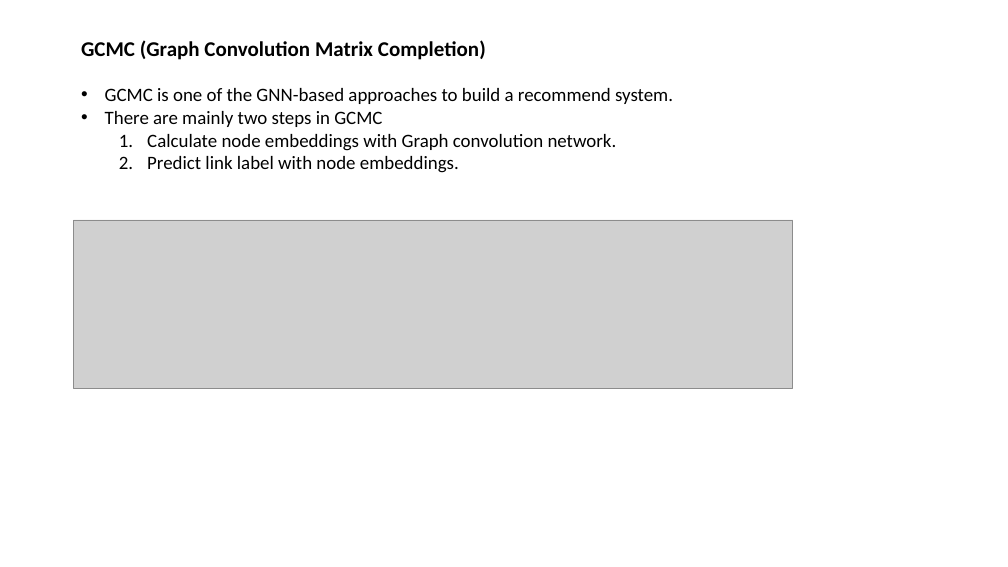
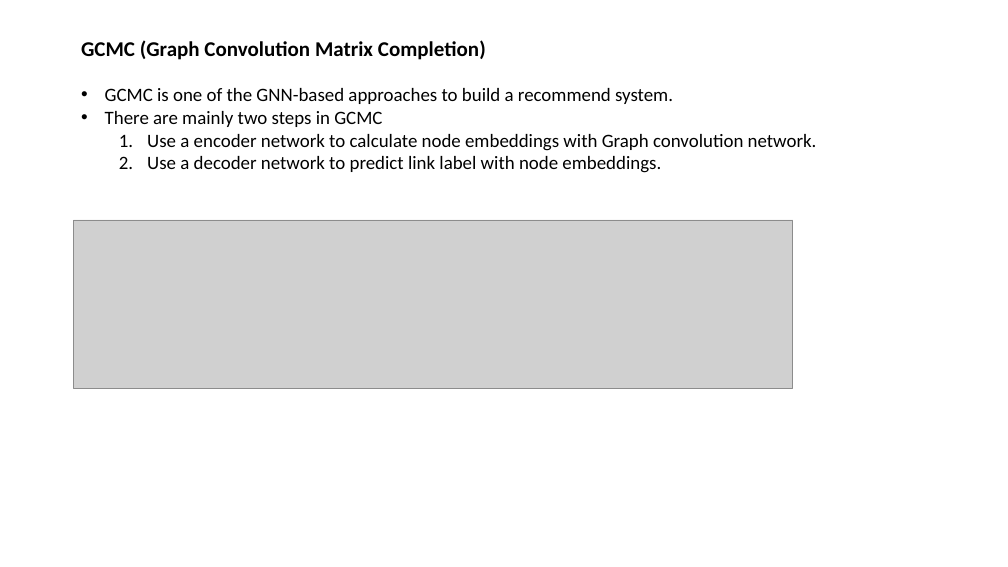
Before and after one commit to 596050/DGL_Internal_Workshop_April2020, a slide deck: slide 3 of Session08-link prediction.pptx. Drawn at 1008x567 pixels with LibreOffice and Linux fonts; fonts in the diff are those of the drawing; grey boxes stand for pictures. Boxes give left, top, right and bottom in pixels: in the first picture for what was removed or moved away, otherwise in the second. Text is boxed around its words. In the diff, an @@ line names an element or a change of style, - is before the commit and + after.

```diff
--- a/Session08-link prediction.pptx
+++ b/Session08-link prediction.pptx
@@ text at (147, 134, 817, 173): text changed @@
-  1. Calculate node embeddings with Graph convolution network.
-  2. Predict link label with node embeddings.
+  1. Use a encoder network to calculate node embeddings with Graph convolution network.
+  2. Use a decoder network to predict link label with node embeddings.
```
Also in this commit, not shown: 1 other slide changed, 1 other file.
